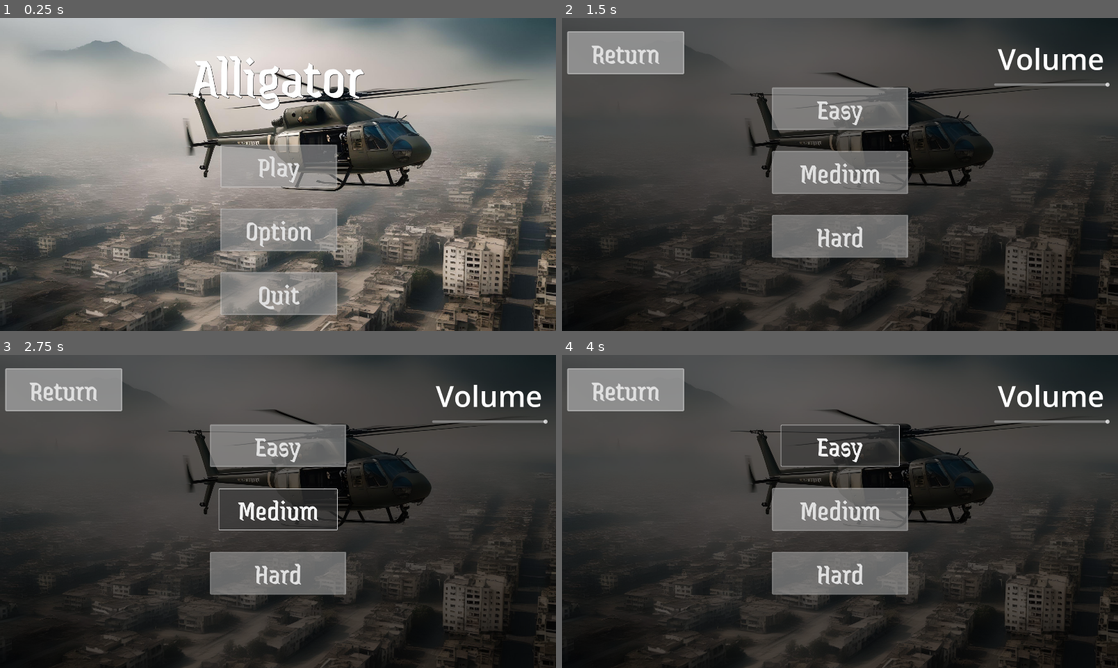
Above: before the commit, frames 1-4 (two rows, left to right).
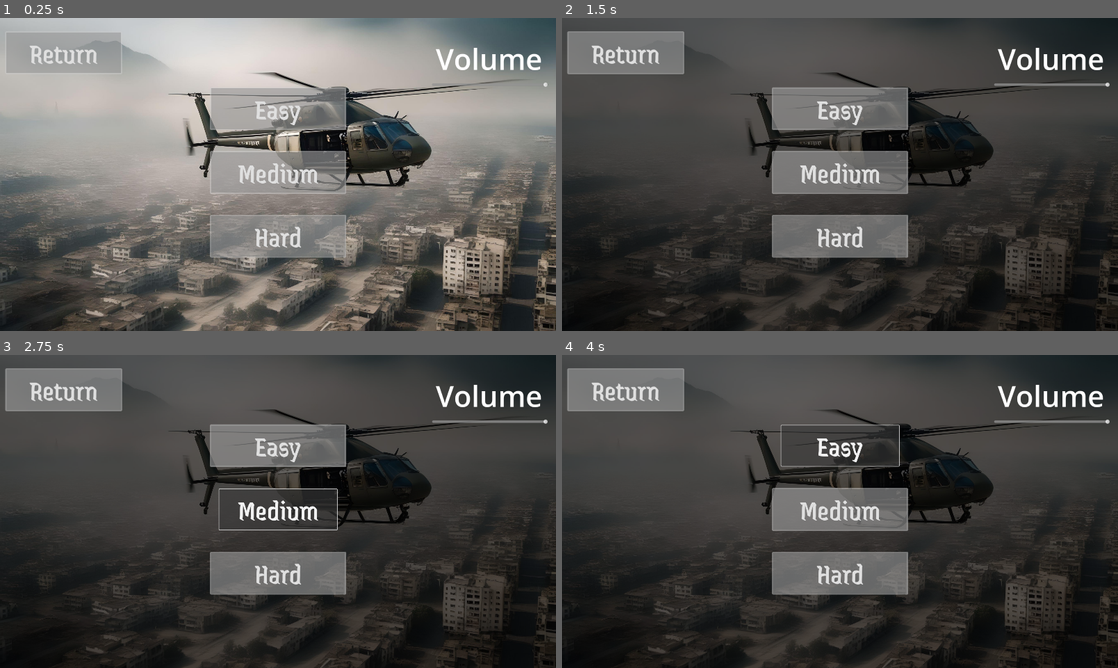
Above: after the commit, the same moments.

Repository: gargamal/alligator
Game: Godot game, scene res://Scene_Switcher/Menu/Menu.tscn
Same seed, same stepped clock (60 frames per second), same inputs: the game is played once before the commit and once after it.
Inputs (mouse positions are in pixels of both pictures, inside the frame that each line leads up to):
- Up to frame 1 (0.25 s): no input
- Up to frame 2 (1.5 s): click (623, 52) at 0.5 s, where only the run after the commit has a clickable "Return"; click "Option" at 1.25 s
- Up to frame 3 (2.75 s): click "Medium" at 2 s
- Up to frame 4 (4 s): click "Hard" at 2.75 s; click "Easy" at 3.5 s

The runs differ from the first frame. In frame 1, 10% of the frame differs, in the area x 1-99%, y 4-95%; in frame 2, 0.2%; in frame 3, 0.2%; in frame 4, 0.2%.

Commit message:
up : menu option

Diff:
--- a/Scene_Switcher/Menu/Menu.gd
+++ b/Scene_Switcher/Menu/Menu.gd
@@ -5,7 +5,6 @@
 
 @onready var menu_principal = $Menu_Principal
 @onready var menu_option = $Menu_Option
-@onready var menu_level = $Menu_Level
 @onready var menu_pic = $Menu_Pic
 @onready var h_slider = $Menu_Option/HSlider
 
@@ -22,7 +21,6 @@
 	menu_pic.modulate = "ffffff"
 	menu_option.visible = false
 	menu_principal.visible = false
-	menu_level.visible = false
 
 func _on_play_button_pressed():
 	get_tree().change_scene_to_file("res://Scene_Switcher/level/game_level.tscn")
@@ -32,7 +30,6 @@
 	clear()
 	menu_pic.modulate = "646464"
 	menu_option.visible = true
-	menu_level.visible = true
 
 
 func _on_quit_button_pressed():
@@ -41,7 +38,6 @@
 
 func _on_return_button_pressed():
 	clear()
-	menu_pic.visible = true
 	menu_principal.visible = true
 
 
--- a/Scene_Switcher/Menu/Menu.tscn
+++ b/Scene_Switcher/Menu/Menu.tscn
@@ -27,7 +27,13 @@
 expand_mode = 2
 flip_h = true
 
+[node name="AudioStreamPlayer" type="AudioStreamPlayer" parent="."]
+stream = ExtResource("2_awlfh")
+volume_db = -20.0
+autoplay = true
+
 [node name="Menu_Principal" type="Control" parent="."]
+visible = false
 anchors_preset = 0
 offset_right = 40.0
 offset_bottom = 40.0
@@ -73,7 +79,6 @@
 "
 
 [node name="Menu_Option" type="Control" parent="."]
-visible = false
 anchors_preset = 0
 offset_right = 40.0
 offset_bottom = 40.0
@@ -112,55 +117,28 @@
 offset_bottom = 254.0
 size_flags_vertical = 1
 
-[node name="AudioStreamPlayer" type="AudioStreamPlayer" parent="."]
-stream = ExtResource("2_awlfh")
-volume_db = -20.0
-autoplay = true
-
-[node name="Menu_Level" type="Control" parent="."]
-visible = false
-anchors_preset = 0
-offset_right = 40.0
-offset_bottom = 40.0
-
-[node name="Margin_Container" type="MarginContainer" parent="Menu_Level"]
-layout_mode = 0
-offset_left = 50.0
-offset_top = 50.0
-offset_right = 390.0
-offset_bottom = 195.0
-
-[node name="BoxContainer" type="VBoxContainer" parent="Menu_Level/Margin_Container"]
-layout_mode = 2
-theme_override_constants/separation = 80
-
-[node name="Return_Button" type="Button" parent="Menu_Level/Margin_Container/BoxContainer"]
-layout_mode = 2
-theme_override_font_sizes/font_size = 100
-text = "Return"
-
-[node name="MarginContainer" type="MarginContainer" parent="Menu_Level"]
+[node name="MarginContainer" type="MarginContainer" parent="Menu_Option"]
 layout_mode = 0
 offset_left = 757.0
 offset_top = 243.0
 offset_right = 1164.0
 offset_bottom = 838.0
 
-[node name="VBoxContainer" type="VBoxContainer" parent="Menu_Level/MarginContainer"]
+[node name="VBoxContainer" type="VBoxContainer" parent="Menu_Option/MarginContainer"]
 layout_mode = 2
 theme_override_constants/separation = 80
 
-[node name="Easy" type="Button" parent="Menu_Level/MarginContainer/VBoxContainer"]
+[node name="Easy" type="Button" parent="Menu_Option/MarginContainer/VBoxContainer"]
 layout_mode = 2
 theme_override_font_sizes/font_size = 100
 text = "Easy"
 
-[node name="Medium" type="Button" parent="Menu_Level/MarginContainer/VBoxContainer"]
+[node name="Medium" type="Button" parent="Menu_Option/MarginContainer/VBoxContainer"]
 layout_mode = 2
 theme_override_font_sizes/font_size = 100
 text = "Medium"
 
-[node name="Hard" type="Button" parent="Menu_Level/MarginContainer/VBoxContainer"]
+[node name="Hard" type="Button" parent="Menu_Option/MarginContainer/VBoxContainer"]
 layout_mode = 2
 theme_override_font_sizes/font_size = 100
 text = "Hard"
@@ -170,7 +148,6 @@
 [connection signal="pressed" from="Menu_Principal/Margin_Container/BoxContainer/Quit_Button" to="." method="_on_quit_button_pressed"]
 [connection signal="pressed" from="Menu_Option/Margin_Container/BoxContainer/Return_Button" to="." method="_on_return_button_pressed"]
 [connection signal="value_changed" from="Menu_Option/HSlider" to="." method="_on_h_slider_value_changed"]
-[connection signal="pressed" from="Menu_Level/Margin_Container/BoxContainer/Return_Button" to="." method="_on_return_button_pressed"]
-[connection signal="pressed" from="Menu_Level/MarginContainer/VBoxContainer/Easy" to="." method="_on_easy_pressed"]
-[connection signal="pressed" from="Menu_Level/MarginContainer/VBoxContainer/Medium" to="." method="_on_medium_pressed"]
-[connection signal="pressed" from="Menu_Level/MarginContainer/VBoxContainer/Hard" to="." method="_on_hard_pressed"]
+[connection signal="pressed" from="Menu_Option/MarginContainer/VBoxContainer/Easy" to="." method="_on_easy_pressed"]
+[connection signal="pressed" from="Menu_Option/MarginContainer/VBoxContainer/Medium" to="." method="_on_medium_pressed"]
+[connection signal="pressed" from="Menu_Option/MarginContainer/VBoxContainer/Hard" to="." method="_on_hard_pressed"]
Not shown: 1 places in Scene_Switcher/level/game_level.tscn that only renumber resources
Not shown: 1 places in Scene_Switcher/level/level_A1.tscn that only renumber resources
Not shown: 1 places in Scene_Switcher/level/level_A2.tscn that only renumber resources
Not shown: 1 places in Scene_Switcher/level/level_boss.tscn that only renumber resources
